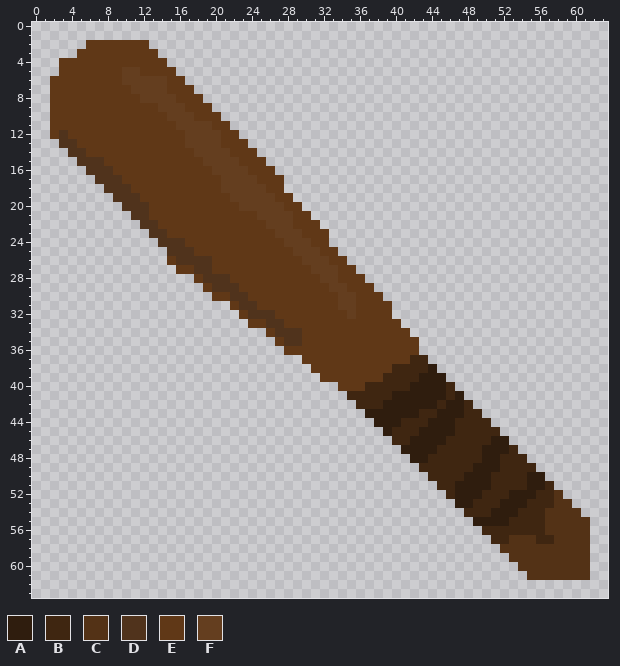
File history of a pixel-art file, GRAFIKI/ase/przedmioty/baseball.aseprite. Above: the version before the commit.
64x64 pixels, 1 frame.
Palette (. is transparent): A #2f1d0e  B #3f2611  C #533216  D #50331c  E #603817  F #643e1f
Pixels before (only the part around the change), first column x 0:
 0 ................................................................
 1 ................................................................
 2 ......EEEEEEE...................................................
 3 .....EEEEEEEEE..................................................
 4 ...EEEEEEEEEEEE.................................................
 5 ...EEEEEEEFFEEEE................................................
 6 ..EEEEEEEEFFFFFEE...............................................
 7 ..EEEEEEEEEFFFFEEE..............................................
 8 ..EEEEEEEEEEFFFFEEE.............................................
 9 ..EEEEEEEEEEEEFFFEEE............................................
10 ..EEEEEEEEEEEEEFFFEEE...........................................
11 ..EEEEEEEEEEEEEEFFFFEE..........................................
12 ..EDEEEEEEEEEEEEEFFFFEE.........................................
13 ...DDEEEEEEEEEEEEFFFFEEE........................................
14 ....DDEEEEEEEEEEEEFFFFEEE.......................................
15 .....DDDEEEEEEEEEEEFFFFEEE......................................
16 ......DDDEEEEEEEEEEEFFFFEEE.....................................
17 .......DDDEEEEEEEEEEEFFFFEEE....................................
18 ........DDDEEEEEEEEEEFFFFFEE....................................
19 .........DDDEEEEEEEEEEFFFFFEE...................................
20 ..........DDDEEEEEEEEEEFFFFFEE..................................
21 ...........DDEEEEEEEEEEEEFFFFEE.................................
22 ............DDEEEEEEEEEEEEFFFEEE................................
23 .............DDEEEEEEEEEEEEFFFEEE...............................
24 ..............DDDEEEEEEEEEEEFFFEE...............................
25 ...............DDDEEEEEEEEEEEFFFEE..............................
26 ...............EDDDDEEEEEEEEEEFFFEE.............................
27 ................EEDDEEEEEEEEEEEFFFEE............................
28 ..................EDDDEEEEEEEEEEFFEEE...........................
29 ...................EDDDEEEEEEEEEEFFEEE..........................
30 ....................EEDDEEEEEEEEEEFFEEE.........................
31 ......................EDDEEEEEEEEEFFEEEE........................
32 .......................EDDDEEEEEEEEFEEEE........................
33 ........................EEDDEEEEEEEEEEEEE.......................
34 ..........................EDDDEEEEEEEEEEEE......................
35 ...........................EDDEEEEEEEEEEEEE.....................
36 ............................EEEEEEEEEEEEEEE.....................
37 ..............................EEEEEEEEEEEEBB....................
38 ...............................EEEEEEEEEBBBBA...................
39 ................................EEEEEEEBBBBAAA..................
40 ..................................EEEBBBBBAAAAB.................
41 ...................................BBBBBAAAAAABA................
42 ....................................BBBAAAAAABAAB...............
43 .....................................AAAAAABBAAABB..............
44 ......................................AAABBBAAABBBB.............
45 .......................................ABBBAAAABBBBB............
46 ........................................BBAAAABBBBBAA...........
47 .........................................AAAABBBBBAAAB..........
48 ..........................................AABBBBBBAABBB.........
49 ...........................................BBBBBBAAABBBB........
50 ............................................BBBBAAABBBBAA.......
51 .............................................BBAAAABBBBAAB......
52 ..............................................BAAABBBAAABBC.....
53 ...............................................AABBBAAABBBCC....
54 ................................................BBBAAABBBCCCC...
55 .................................................AAAABBBBCCCCC..
56 ..................................................BBBBBBBCCCCC..
57 ...................................................BBCCCBBCCCC..
58 ....................................................CCCCCCCCCC..
59 .....................................................CCCCCCCCC..
60 ......................................................CCCCCCCC..
61 .......................................................CCCCCCC..
62 ................................................................
63 ................................................................
Now the later version:
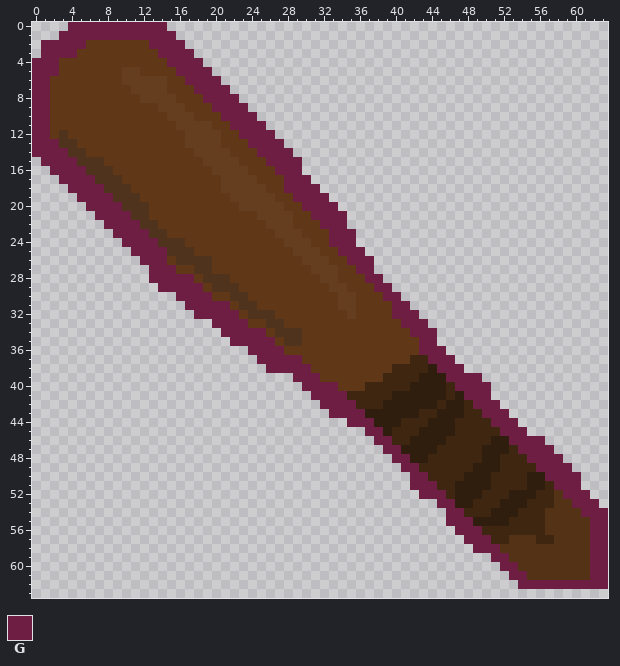
Colours new in this view: G #6e1d43
Change:
Layer "Layer 1":
Colour G is added in row 0 at x 4 to 14; in row 1 at x 3 to 15; in row 2 at x 1 to 5 and 13 to 16; in row 3 at x 1 to 4 and 14 to 17; in row 4 at x 0 to 2 and 15 to 18; in row 5 at x 0 to 2 and 16 to 19.
Colour G is added in row 6 at x 0 to 1 and 17 to 20; in row 7 at x 0 to 1 and 18 to 21; in row 8 at x 0 to 1 and 19 to 22; in row 9 at x 0 to 1 and 20 to 23; in row 10 at x 0 to 1 and 21 to 24; in row 11 at x 0 to 1 and 22 to 25.
Colour G is added in row 12 at x 0 to 1 and 23 to 26; in row 13 at x 0 to 2 and 24 to 27; in row 14 at x 0 to 3 and 25 to 28; in row 15 at x 1 to 4 and 26 to 29; in row 16 at x 2 to 5 and 27 to 29; in row 17 at x 3 to 6 and 28 to 30.
Colour G is added in row 18 at x 4 to 7 and 28 to 31; in row 19 at x 5 to 8 and 29 to 32; in row 20 at x 6 to 9 and 30 to 33; in row 21 at x 7 to 10 and 31 to 34; in row 22 at x 8 to 11 and 32 to 34; in row 23 at x 9 to 12 and 33 to 35.
Colour G is added in row 24 at x 10 to 13 and 33 to 35; in row 25 at x 11 to 14 and 34 to 36; in row 26 at x 12 to 14 and 35 to 37; in row 27 at x 13 to 15 and 36 to 37; in row 28 at x 13 to 17 and 37 to 38; in row 29 at x 14 to 18 and 38 to 39.
Colour G is added in row 30 at x 16 to 19 and 39 to 40; in row 31 at x 17 to 21 and 40 to 41; in row 32 at x 18 to 22 and 40 to 42; in row 33 at x 20 to 23 and 41 to 43; in row 34 at x 21 to 25 and 42 to 44; in row 35 at x 22 to 26 and 43 to 44.
Colour G is added in row 36 at x 24 to 27 and 43 to 45; in row 37 at x 25 to 29 and 44 to 46; in row 38 at x 26 to 30 and 45 to 47; in row 39 at x 29 to 31 and 46 to 49; in row 40 at x 30 to 33 and 47 to 50; in row 41 at x 31 to 34 and 48 to 50.
Colour G is added in row 42 at x 32 to 35 and 49 to 51; in row 43 at x 33 to 36 and 50 to 52; in row 44 at x 35 to 37 and 51 to 53; in row 45 at x 37 to 38 and 52 to 54; in row 46 at x 38 to 39 and 53 to 56; in row 47 at x 39 to 40 and 54 to 57.
Colour G is added in row 48 at x 40 to 41 and 55 to 58; in row 49 at x 41 to 42 and 56 to 59; in row 50 at x 42 to 43 and 57 to 60; in row 51 at x 42 to 44 and 58 to 60; in row 52 at x 43 to 45 and 59 to 61; in row 53 at x 45 to 46 and 60 to 62.
Colour G is added in row 54 at x 46 to 47 and 61 to 63; in row 55 at x 46 to 48 and 62 to 63; in row 56 at x 47 to 49 and 62 to 63; in row 57 at x 48 to 50 and 62 to 63; in row 58 at x 49 to 51 and 62 to 63; in row 59 at x 51 to 52 and 62 to 63.
Colour G is added in row 60 at x 52 to 53 and 62 to 63; in row 61 at x 53 to 54 and 62 to 63; in row 62 at x 54 to 63.
